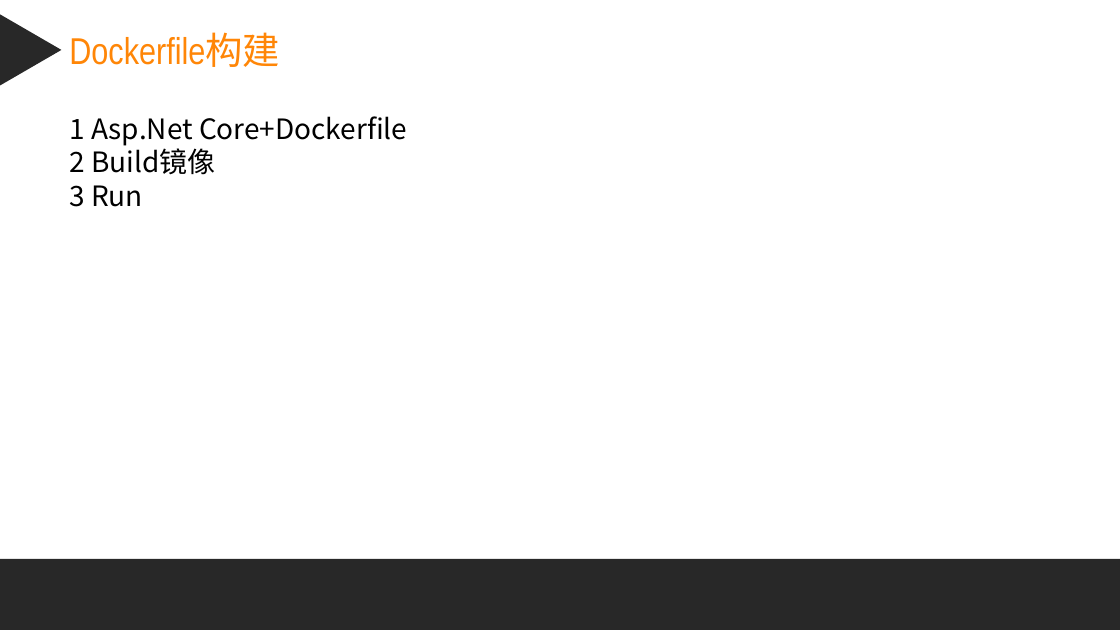
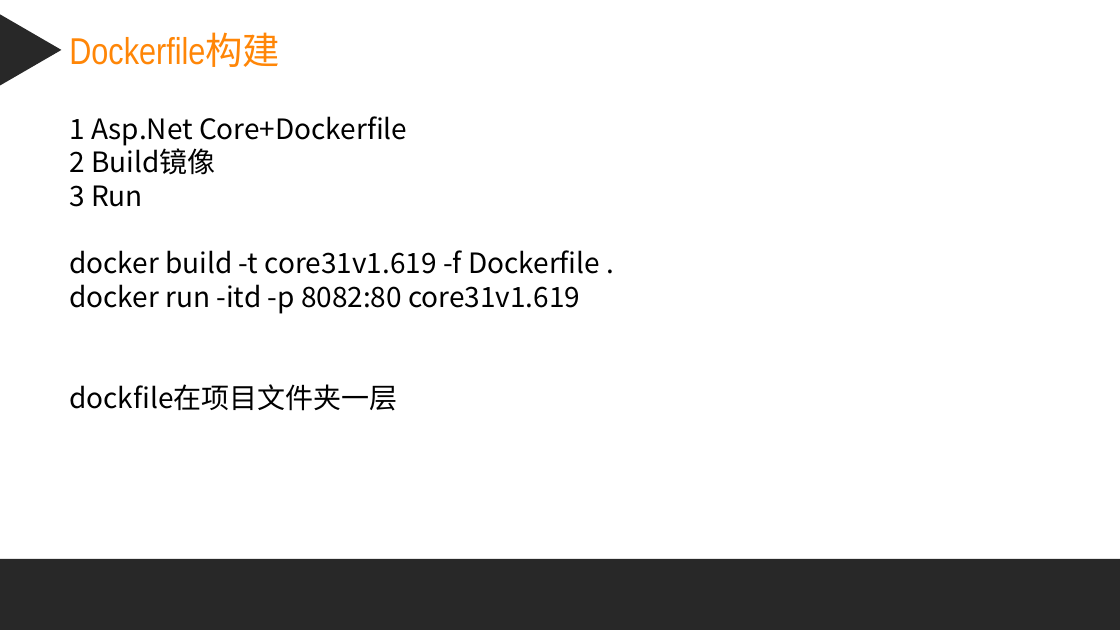
Before and after one commit to zq9999/document, a slide deck: slide 22 of 课件笔记/docker/Docker容器.pptx (slide 21 before the commit). Drawn at 1120x630 pixels with LibreOffice and Linux fonts; fonts in the diff are those of the drawing. Boxes give left, top, right and bottom in pixels: in the first picture for what was removed or moved away, otherwise in the second. Text is boxed around its words. In the diff, an @@ line names an element or a change of style, - is before the commit and + after.

```diff
--- a/课件笔记/docker/Docker容器.pptx
+++ b/课件笔记/docker/Docker容器.pptx
@@ text at (x1=69, y1=250, x2=600, y2=411): paragraphs added @@
+docker build -t core31v1.619 -f Dockerfile .
+docker run -itd -p 8082:80 core31v1.619
+dockfile在项目文件夹一层
```
Also in this commit, not shown: 9 other slides changed, 8 slides added, 16 other files.
